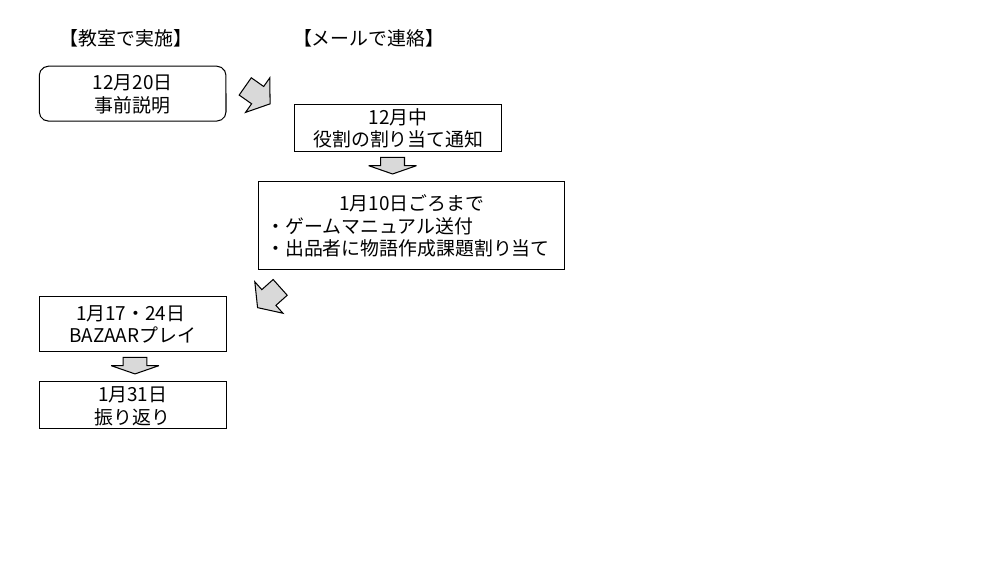
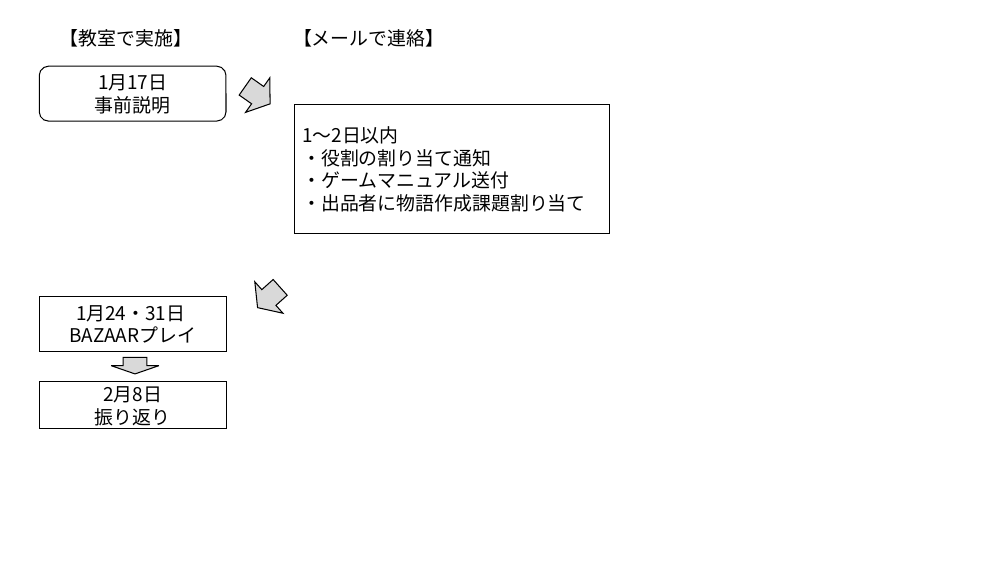
Before and after one commit to oyamadashin/remote, a slide deck: slide 11 of 図/図.pptx (slide 10 before the commit). Drawn at 1008x567 pixels with LibreOffice and Linux fonts; fonts in the diff are those of the drawing. Boxes give left, top, right and bottom in pixels: in the first picture for what was removed or moved away, otherwise in the second. Text is boxed around its words. In the diff, an @@ line names an element or a change of style, - is before the commit and + after.

```diff
--- a/図/図.pptx
+++ b/図/図.pptx
@@ text in rounded rectangle at box(98, 74, 167, 91): text changed @@
-12月20日
+1月17日
@@ rectangle "1～2日以内": place and size @@
-rectangle "1～2日以内" at box(295, 104, 502, 151)
+rectangle "1～2日以内" at box(295, 104, 609, 234)
@@ text in rectangle at box(302, 126, 585, 212): text changed @@
-12月中
-役割の割り当て通知
+1～2日以内
+・役割の割り当て通知
+・ゲームマニュアル送付
+・出品者に物語作成課題割り当て
@@ down arrow removed at box(369, 157, 417, 174) @@
@@ rectangle removed at box(259, 181, 565, 269) @@
-1月10日ごろまで
-・ゲームマニュアル送付
-・出品者に物語作成課題割り当て
@@ text in rectangle at box(76, 305, 185, 322): text changed @@
-1月17・24日
+1月24・31日
@@ text in rectangle at box(103, 386, 162, 403): text changed @@
-1月31日
+2月8日
```
Also in this commit, not shown: 2 other slides changed, 7 slides added, 18 other files.
